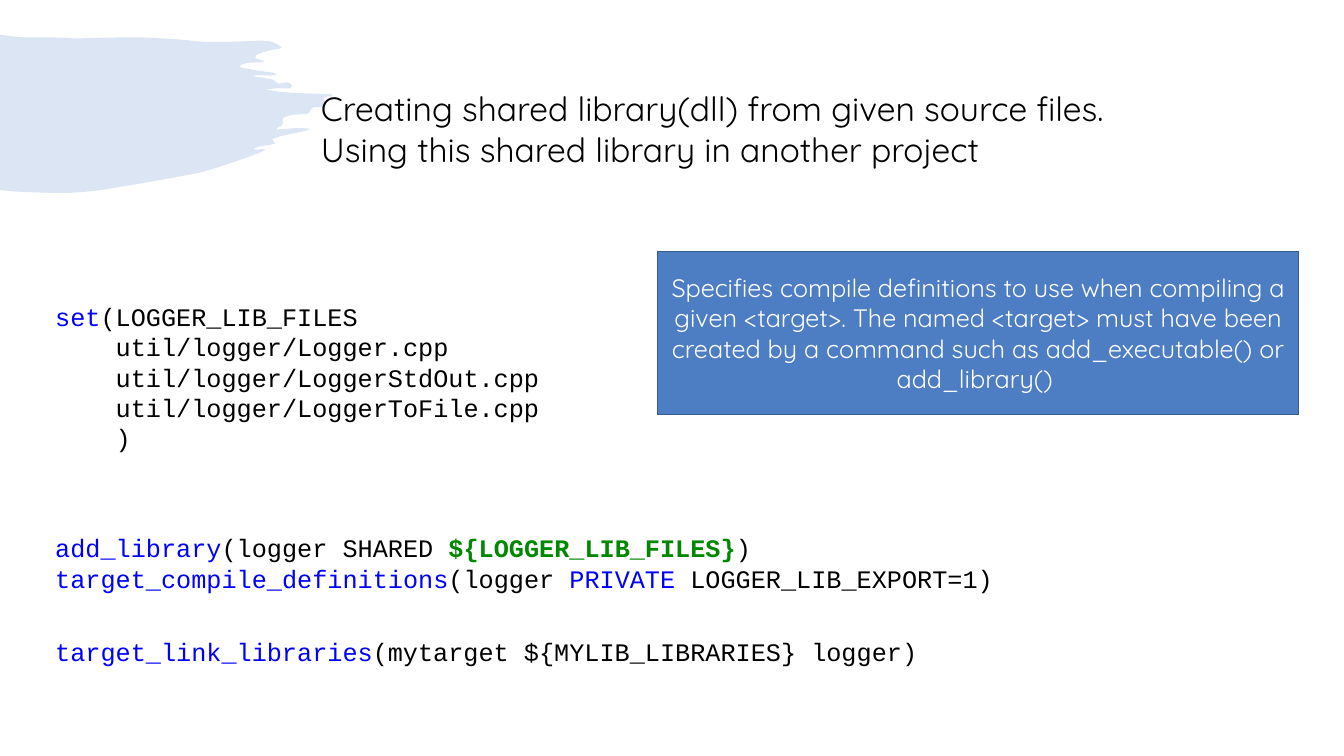
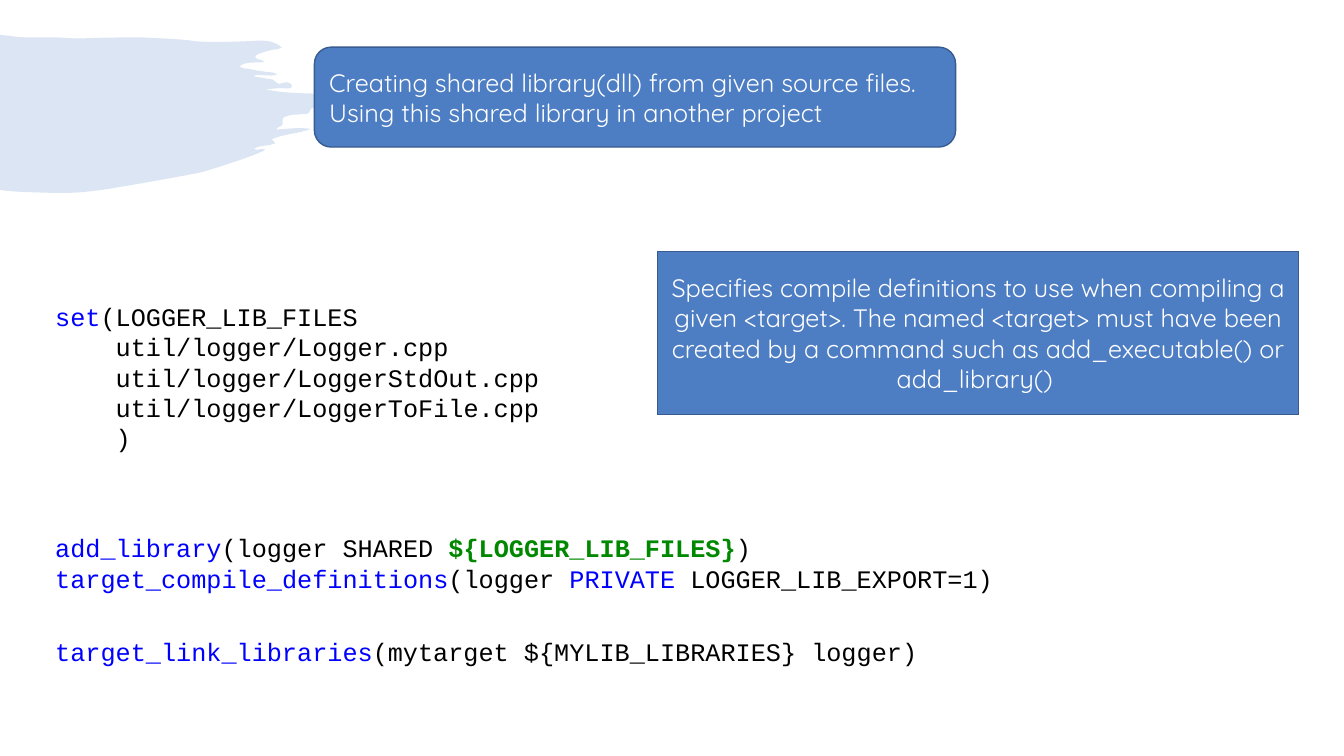
Before and after one commit to girishlande/cmake, a slide deck: slide 16 of learnings.pptx. Drawn at 1344x756 pixels with LibreOffice and Linux fonts; fonts in the diff are those of the drawing. Boxes give left, top, right and bottom in pixels: in the first picture for what was removed or moved away, otherwise in the second. Text is boxed around its words. In the diff, an @@ line names an element or a change of style, - is before the commit and + after.

```diff
--- a/learnings.pptx
+++ b/learnings.pptx
@@ rounded rectangle "Creating shared library(dll) from given ...": place and size @@
-rounded rectangle "Creating shared library(dll) from given ..." at box(321, 96, 1103, 169)
+rounded rectangle "Creating shared library(dll) from given ..." at box(315, 47, 956, 147)
@@ rounded rectangle "Creating shared library(dll) from given ..." at box(315, 47, 956, 147): size 24 to 18 pt, text colour #000000 to #FFFFFF; vertical alignment top to middle; fill none to #4D7DC3; outline none to #395C90 1 pt @@
```
Also in this commit, not shown: 18 other slides changed, 2 other files.
